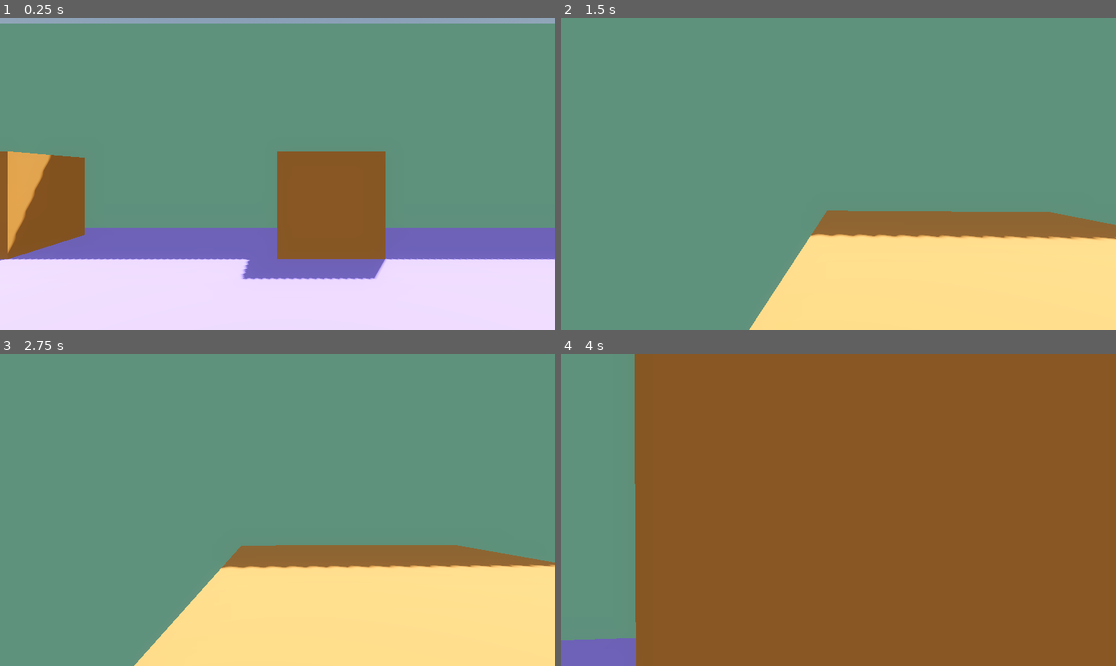
Above: before the commit, frames 1-4 (two rows, left to right).
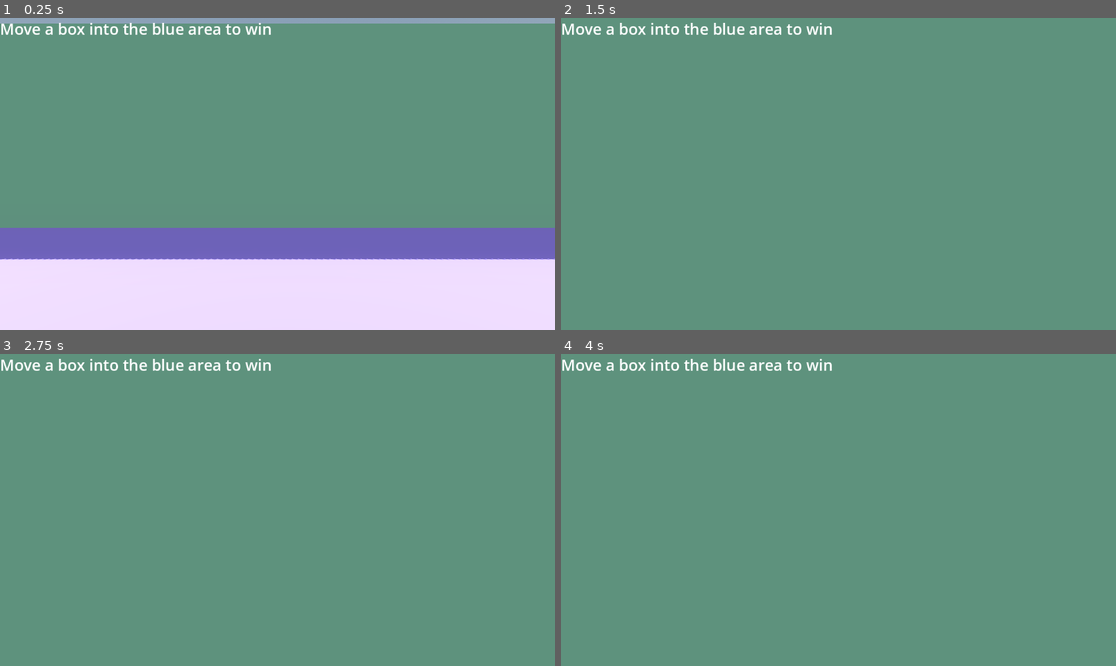
Above: after the commit, the same moments.

Repository: Tayacan/GameOff2023
Game: Godot game, scene res://scenes/playground.tscn
Same seed, same stepped clock (60 frames per second), same inputs: the game is played once before the commit and once after it.
Inputs (mouse positions are in pixels of both pictures, inside the frame that each line leads up to):
- Up to frame 1 (0.25 s): no input
- Up to frame 2 (1.5 s): tap Enter at 0.5 s; move the mouse to (866, 174) at 0.52 s; hold W (move_forward) from 0.53 s (still down); click (866, 174) at 0.6 s; tap Space (jump) at 0.77 s; move the mouse to (810, 174) at 1.27 s; right-click (810, 174) at 1.35 s
- Up to frame 3 (2.75 s): keep holding W (move_forward); tap Space (jump) at 1.52, 2 s; click (249, 510) at 1.55 s; move the mouse to (288, 503) at 2.02 s; click (288, 503) at 2.1 s
- Up to frame 4 (4 s): keep holding W (move_forward); move the mouse to (832, 516) at 2.77 s; click (832, 516) at 2.85 s; tap Space (jump) at 3.02, 3.77 s; move the mouse to (877, 513) at 3.52 s; right-click (877, 513) at 3.6 s; click (877, 513) at 3.8 s

The runs differ from the first frame. In frame 1, 14% of the frame differs, in the area x 0-70%, y 1-84%; in frame 2, 23%; in frame 3, 26%; in frame 4, 88%, in the area x 0-100%, y 0-100%.

Commit message:
Very simple puzzle

Diff:
--- a/boxes/box_physics.tscn
+++ /dev/null
@@ -1,25 +0,0 @@
-[gd_scene load_steps=5 format=3 uid="uid://dranormtiujx8"]
-
-[ext_resource type="Material" uid="uid://pnj0vkkry7d0" path="res://materials/yellow.tres" id="1_861mp"]
-
-[sub_resource type="PhysicsMaterial" id="PhysicsMaterial_y8gjn"]
-friction = 0.9
-rough = true
-
-[sub_resource type="BoxShape3D" id="BoxShape3D_i23eb"]
-
-[sub_resource type="BoxMesh" id="BoxMesh_skvu0"]
-
-[node name="Box" type="RigidBody3D"]
-transform = Transform3D(0.745243, -0.433543, 0.50661, 0.666793, 0.484551, -0.566214, 2.98023e-08, 0.759771, 0.650191, 0, 0, 0)
-mass = 2.5
-physics_material_override = SubResource("PhysicsMaterial_y8gjn")
-max_contacts_reported = 5
-
-[node name="CollisionShape3D" type="CollisionShape3D" parent="."]
-shape = SubResource("BoxShape3D_i23eb")
-
-[node name="MeshInstance3D" type="MeshInstance3D" parent="."]
-material_override = ExtResource("1_861mp")
-mesh = SubResource("BoxMesh_skvu0")
-skeleton = NodePath("../..")
--- a/player/PlayerController.gd
+++ b/player/PlayerController.gd
@@ -55,8 +55,6 @@
 	move_and_slide()
 	push(transform.origin - current_position)
 
-	push_rbs()
-
 func camera_rotation(mouse_delta: Vector2, delta: float):
 	head.rotate_y(-mouse_delta.x * mouse_sensitivity * delta)
 	camera.rotate_x(-mouse_delta.y * mouse_sensitivity * delta)
@@ -65,14 +63,6 @@
 		-1.1,
 		1.1
 	)
-
-func push_rbs():
-	var push_force = .5
-
-	for i in get_slide_collision_count():
-		var c = get_slide_collision(i)
-		if c.get_collider() is RigidBody3D:
-			c.get_collider().apply_central_impulse(-c.get_normal() * push_force)
 
 func push(vel: Vector3):
 	if obj_to_push and obj_to_push.has_method("add_velocity"):
--- a/player/links.gd
+++ b/player/links.gd
@@ -37,7 +37,7 @@
 			link = null
 
 func handle_link():
-	if Input.is_action_just_pressed("link") and obj_to_link and obj_to_link.has_method("add_link"):
+	if Input.is_action_just_pressed("link") and obj_to_link and obj_to_link.is_in_group("linkable"):
 		# Remove old link if there is one
 		if link:
 			l1_indicator.queue_free()
--- /dev/null
+++ b/scenes/WinArea.gd
@@ -0,0 +1,7 @@
+extends MeshInstance3D
+
+
+
+func _on_area_3d_body_entered(body):
+	if body.is_in_group("win-box"):
+		get_tree().change_scene_to_file("res://scenes/winscreen.tscn")
--- a/scenes/playground.tscn
+++ b/scenes/playground.tscn
@@ -1,12 +1,12 @@
-[gd_scene load_steps=11 format=3 uid="uid://doh7ywv4ugnqn"]
+[gd_scene load_steps=14 format=3 uid="uid://doh7ywv4ugnqn"]
 
 [ext_resource type="PackedScene" uid="uid://bt16jtq300lur" path="res://player/player.tscn" id="1_yyvfr"]
 [ext_resource type="Material" uid="uid://dg7xodm5ordwh" path="res://materials/purple.tres" id="2_fstnw"]
 [ext_resource type="Material" uid="uid://xnjqbca5n6vj" path="res://materials/blue_green.tres" id="2_ynlgk"]
 [ext_resource type="Material" uid="uid://c6t3ysmetu6ig" path="res://materials/orange.tres" id="3_di84c"]
-[ext_resource type="PackedScene" uid="uid://dranormtiujx8" path="res://boxes/box_physics.tscn" id="5_fo08u"]
 [ext_resource type="PackedScene" uid="uid://ijgj4cyrxngg" path="res://boxes/box.tscn" id="6_7vcvm"]
 [ext_resource type="Script" path="res://scenes/GameControl.gd" id="7_joxcs"]
+[ext_resource type="Script" path="res://scenes/WinArea.gd" id="7_t8b0n"]
 
 [sub_resource type="ProceduralSkyMaterial" id="ProceduralSkyMaterial_ifgpx"]
 sky_horizon_color = Color(0.64625, 0.65575, 0.67075, 1)
@@ -24,6 +24,16 @@
 glow_enabled = true
 glow_bloom = 0.09
 
+[sub_resource type="BoxMesh" id="BoxMesh_diw7o"]
+size = Vector3(6, 4, 16)
+
+[sub_resource type="StandardMaterial3D" id="StandardMaterial3D_dpn67"]
+transparency = 1
+albedo_color = Color(0.270588, 0.721569, 0.878431, 0.627451)
+
+[sub_resource type="BoxShape3D" id="BoxShape3D_tgnmx"]
+size = Vector3(6, 4, 16)
+
 [node name="Playground" type="Node3D"]
 
 [node name="DirectionalLight3D" type="DirectionalLight3D" parent="."]
@@ -36,29 +46,6 @@
 [node name="Player" parent="." instance=ExtResource("1_yyvfr")]
 
 [node name="Map" type="Node3D" parent="."]
-
-[node name="Stairs" type="CSGCombiner3D" parent="Map"]
-transform = Transform3D(1, 0, 0, 0, 1, 0, 0, 0, 1, 6, 0, 2)
-material_override = ExtResource("3_di84c")
-use_collision = true
-
-[node name="Box 1" type="CSGBox3D" parent="Map/Stairs"]
-transform = Transform3D(1, 0, 0, 0, 1, 0, 0, 0, 1, 0, 0.5, 0)
-material_override = ExtResource("3_di84c")
-use_collision = true
-size = Vector3(2, 1, 2)
-
-[node name="Box 2" type="CSGBox3D" parent="Map/Stairs"]
-transform = Transform3D(1, 0, 0, 0, 1, 0, 0, 0, 1, 0, 1, 4)
-material_override = ExtResource("3_di84c")
-use_collision = true
-size = Vector3(2, 2, 2)
-
-[node name="Box 3" type="CSGBox3D" parent="Map/Stairs"]
-transform = Transform3D(1, 0, 0, 0, 1, 0, 0, 0, 1, 0, 0.5, 2)
-material_override = ExtResource("3_di84c")
-use_collision = true
-size = Vector3(2, 2, 2)
 
 [node name="Stairs2" type="CSGCombiner3D" parent="Map"]
 transform = Transform3D(-4.37114e-08, 0, 1, 0, 1, 0, -1, 0, -4.37114e-08, -12, -2, 22)
@@ -83,41 +70,11 @@
 use_collision = true
 size = Vector3(2, 2, 2)
 
-[node name="Box 4" type="CSGBox3D" parent="Map"]
-transform = Transform3D(1, 0, 0, 0, 1, 0, 0, 0, 1, 3, 1, 6)
+[node name="Box 9" type="CSGBox3D" parent="Map"]
+transform = Transform3D(1, 0, 0, 0, 1, 0, 0, 0, 1, -11, 1, 0)
 material_override = ExtResource("3_di84c")
 use_collision = true
-size = Vector3(2, 2, 2)
-
-[node name="Box 5" type="CSGBox3D" parent="Map"]
-transform = Transform3D(1, 0, 0, 0, 1, 0, 0, 0, 1, -1, 1, 6)
-material_override = ExtResource("3_di84c")
-use_collision = true
-size = Vector3(2, 2, 2)
-
-[node name="Box 6" type="CSGBox3D" parent="Map"]
-transform = Transform3D(1, 0, 0, 0, 1, 0, 0, 0, 1, -6, 1, 6)
-material_override = ExtResource("3_di84c")
-use_collision = true
-size = Vector3(2, 2, 2)
-
-[node name="Box 7" type="CSGBox3D" parent="Map"]
-transform = Transform3D(1, 0, 0, 0, 1, 0, 0, 0, 1, -6, 1, 0)
-material_override = ExtResource("3_di84c")
-use_collision = true
-size = Vector3(2, 2, 2)
-
-[node name="Box 8" type="CSGBox3D" parent="Map"]
-transform = Transform3D(1, 0, 0, 0, 1, 0, 0, 0, 1, -6, 1, -6)
-material_override = ExtResource("3_di84c")
-use_collision = true
-size = Vector3(2, 2, 2)
-
-[node name="Box 9" type="CSGBox3D" parent="Map"]
-transform = Transform3D(1, 0, 0, 0, 1, 0, 0, 0, 1, 1, 1, -6)
-material_override = ExtResource("3_di84c")
-use_collision = true
-size = Vector3(2, 2, 2)
+size = Vector3(8, 2, 10)
 
 [node name="WallUnion" type="CSGCombiner3D" parent="Map"]
 material_override = ExtResource("2_ynlgk")
@@ -170,7 +127,7 @@
 
 [node name="CSGBox3D" type="CSGBox3D" parent="Map/WallUnion/WallSubtract"]
 transform = Transform3D(1, 0, 0, 0, 1, 0, 0, 0, 1, -4, 1, 8)
-size = Vector3(2, 4, 2)
+size = Vector3(1.5, 4, 2)
 
 [node name="FloorUnion" type="CSGCombiner3D" parent="Map"]
 material_override = ExtResource("2_fstnw")
@@ -189,24 +146,38 @@
 transform = Transform3D(1, 0, 0, 0, 1, 0, 0, 0, 1, -11, -1, 16)
 size = Vector3(8, 2, 14)
 
-[node name="Room1 boxes" type="Node3D" parent="."]
+[node name="Boxes" type="Node3D" parent="."]
 
-[node name="Box" parent="Room1 boxes" instance=ExtResource("5_fo08u")]
-transform = Transform3D(0.745243, -0.433543, 0.50661, 0.666793, 0.484551, -0.566214, 2.98023e-08, 0.759771, 0.650191, 2, 6, -2)
-
-[node name="Box2" parent="Room1 boxes" instance=ExtResource("5_fo08u")]
-transform = Transform3D(0.745243, -0.433543, 0.50661, 0.666793, 0.484551, -0.566214, 2.98023e-08, 0.759771, 0.650191, -4, 5, -2)
-
-[node name="Room2 boxes" type="Node3D" parent="."]
-
-[node name="Box" parent="Room2 boxes" instance=ExtResource("6_7vcvm")]
+[node name="Box" parent="Boxes" instance=ExtResource("6_7vcvm")]
 transform = Transform3D(1, 0, 0, 0, 1, 0, 0, 0, 1, 0, 0, 16)
 
-[node name="Box3" parent="Room2 boxes" instance=ExtResource("6_7vcvm")]
+[node name="Box3" parent="Boxes" instance=ExtResource("6_7vcvm")]
 transform = Transform3D(1, 0, 0, 0, 1, 0, 0, 0, 1, 8, 0, 16)
 
-[node name="Box2" parent="Room2 boxes" instance=ExtResource("6_7vcvm")]
+[node name="Box2" parent="Boxes" instance=ExtResource("6_7vcvm")]
 transform = Transform3D(1, 0, 0, 0, 1, 0, 0, 0, 1, 0, 0, 21)
+
+[node name="Box4" parent="Boxes" groups=["win-box"] instance=ExtResource("6_7vcvm")]
+transform = Transform3D(1, 0, 0, 0, 1, 0, 0, 0, 1, -11, 2, 0)
 
 [node name="GameControl" type="Node3D" parent="."]
 script = ExtResource("7_joxcs")
+
+[node name="WinArea" type="MeshInstance3D" parent="."]
+transform = Transform3D(1, 0, 0, 0, 1, 0, 0, 0, 1, 13, 2, 0)
+mesh = SubResource("BoxMesh_diw7o")
+surface_material_override/0 = SubResource("StandardMaterial3D_dpn67")
+script = ExtResource("7_t8b0n")
+
+[node name="Area3D" type="Area3D" parent="WinArea"]
+
+[node name="CollisionShape3D" type="CollisionShape3D" parent="WinArea/Area3D"]
+shape = SubResource("BoxShape3D_tgnmx")
+
+[node name="Label" type="Label" parent="."]
+offset_right = 188.0
+offset_bottom = 81.0
+theme_override_font_sizes/font_size = 32
+text = "Move a box into the blue area to win"
+
+[connection signal="body_entered" from="WinArea/Area3D" to="WinArea" method="_on_area_3d_body_entered"]
--- /dev/null
+++ b/scenes/ui.gd
@@ -0,0 +1,6 @@
+extends Control
+
+
+# Called when the node enters the scene tree for the first time.
+func _ready():
+	Input.mouse_mode = Input.MOUSE_MODE_VISIBLE
--- /dev/null
+++ b/scenes/winscreen.tscn
@@ -0,0 +1,26 @@
+[gd_scene load_steps=2 format=3 uid="uid://buqkbwbd1715c"]
+
+[ext_resource type="Script" path="res://scenes/ui.gd" id="1_ybstv"]
+
+[node name="winscreen" type="Control"]
+layout_mode = 3
+anchors_preset = 15
+anchor_right = 1.0
+anchor_bottom = 1.0
+grow_horizontal = 2
+grow_vertical = 2
+script = ExtResource("1_ybstv")
+
+[node name="Panel" type="Panel" parent="."]
+layout_mode = 0
+offset_right = 1152.0
+offset_bottom = 648.0
+
+[node name="Label" type="Label" parent="Panel"]
+layout_mode = 0
+offset_right = 1152.0
+offset_bottom = 648.0
+theme_override_font_sizes/font_size = 100
+text = "YOU WIN"
+horizontal_alignment = 1
+vertical_alignment = 1
